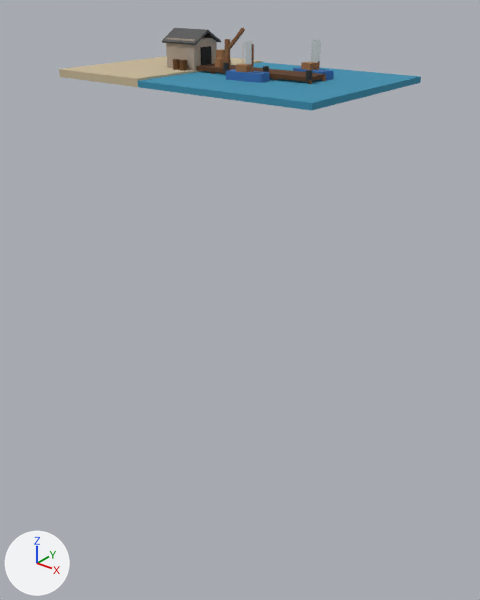
Renders of the glTF model public/models/buildings/harbor.glb from each side of a commit.
Camera for both pictures: a camera (50 mm lens) standing at (24.8, -28.1, 4.4) and looking at (0.9, 1.8, -14.1). The axes (+X, +Y, +Z) are drawn at lower left. The lights are the same throughout. The older version comes first. Where no turn or scale is listed for an object, it has been applied to the vertices.

The scene before the commit, as lines of its bpy script (objects in view):
```python
me_mesh_0 = bpy.data.meshes.new('Mesh_0')
me_mesh_0.from_pydata(...)  # a box spanning x -3.0..3.0, y -5.0..5.0, z -0.2..0.2
me_mesh_0.materials.append(mat_material_0)  # beige #c8b898
me_mesh_1 = bpy.data.meshes.new('Mesh_1')
me_mesh_1.from_pydata(...)  # a box spanning x -5.0..5.0, y -5.0..5.0, z -0.15..0.15
me_mesh_1.materials.append(mat_material_1)  # cyan #3a8faf
me_mesh_11 = bpy.data.meshes.new('Mesh_11')
me_mesh_11.from_pydata(...)  # 68 vertices, 128 faces; spans x -0.15..0.15, y -0.15..0.15, z -0.2..0.2
me_mesh_11.materials.append(mat_material_11)  # dark grey #333333
me_mesh_13 = bpy.data.meshes.new('Mesh_13')
me_mesh_13.from_pydata(...)  # 68 vertices, 128 faces; spans x -0.15..0.15, y -0.15..0.15, z -0.2..0.2
me_mesh_13.materials.append(mat_material_13)  # dark grey #333333
me_mesh_14 = bpy.data.meshes.new('Mesh_14')
me_mesh_14.from_pydata(...)  # a box spanning x -1.0..1.0, y -0.9..0.9, z -0.75..0.75
me_mesh_14.materials.append(mat_material_14)  # beige #b0a090
ob_dockbuilding = bpy.data.objects.new('DockBuilding', me_mesh_14)
ob_dockbuilding.location = (-1.0, 0.0, 0.75)
ob_mooringpost_0 = bpy.data.objects.new('MooringPost_0', me_mesh_11)
ob_mooringpost_0.location = (2.0, -0.7, 0.3)
ob_mooringpost_2 = bpy.data.objects.new('MooringPost_2', me_mesh_13)
ob_mooringpost_2.location = (7.0, -0.7, 0.3)
ob_shore = bpy.data.objects.new('Shore', me_mesh_0)
ob_shore.location = (-3.0, 0.0, -0.2)
ob_water = bpy.data.objects.new('Water', me_mesh_1)
ob_water.location = (5.0, 0.0, -0.25)
# also in view: 'Pier' at (3.0, 0.0, 0.1); 'RoofFront' at (-1.0, -0.5, 1.6)
```
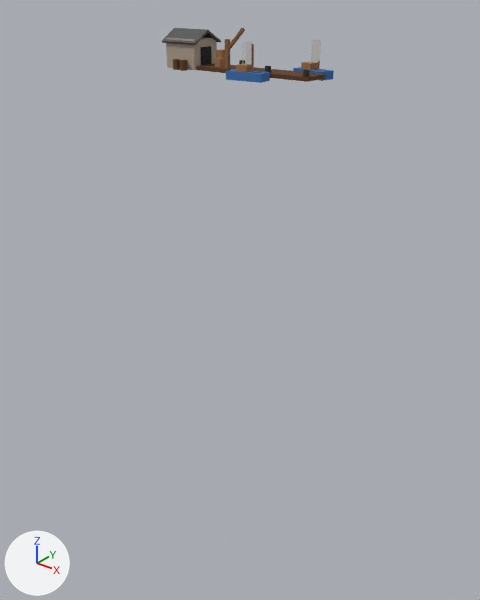
The change, as a list of edits to the scene's bpy script:
```text
Remove ob_shore:
    ob_shore = bpy.data.objects.new('Shore', me_mesh_0)
    ob_shore.location = (-3.0, 0.0, -0.2)
Remove ob_water:
    ob_water = bpy.data.objects.new('Water', me_mesh_1)
    ob_water.location = (5.0, 0.0, -0.25)
Change ob_mooringpost_0:
    ob_mooringpost_0.location: (2.0, -0.7, 0.3) -> (2.0, 0.6, 0.3)
Change ob_mooringpost_2:
    ob_mooringpost_2.location: (7.0, -0.7, 0.3) -> (6.77, -0.57, 0.3)
```

Pixel boxes (x1, y1, x2, y2) of what changed, in the pictures (480 x 600 px):
'Water', deleted (cyan)
    before: (137, 62, 421, 111)
'Shore', deleted (beige)
    before: (59, 56, 262, 87)
'MooringPost_2', moved
    before: (306, 70, 312, 80)
    after: (303, 69, 310, 77)
'MooringPost_0', moved
    before: (223, 62, 229, 71)
    after: (239, 60, 245, 64)
